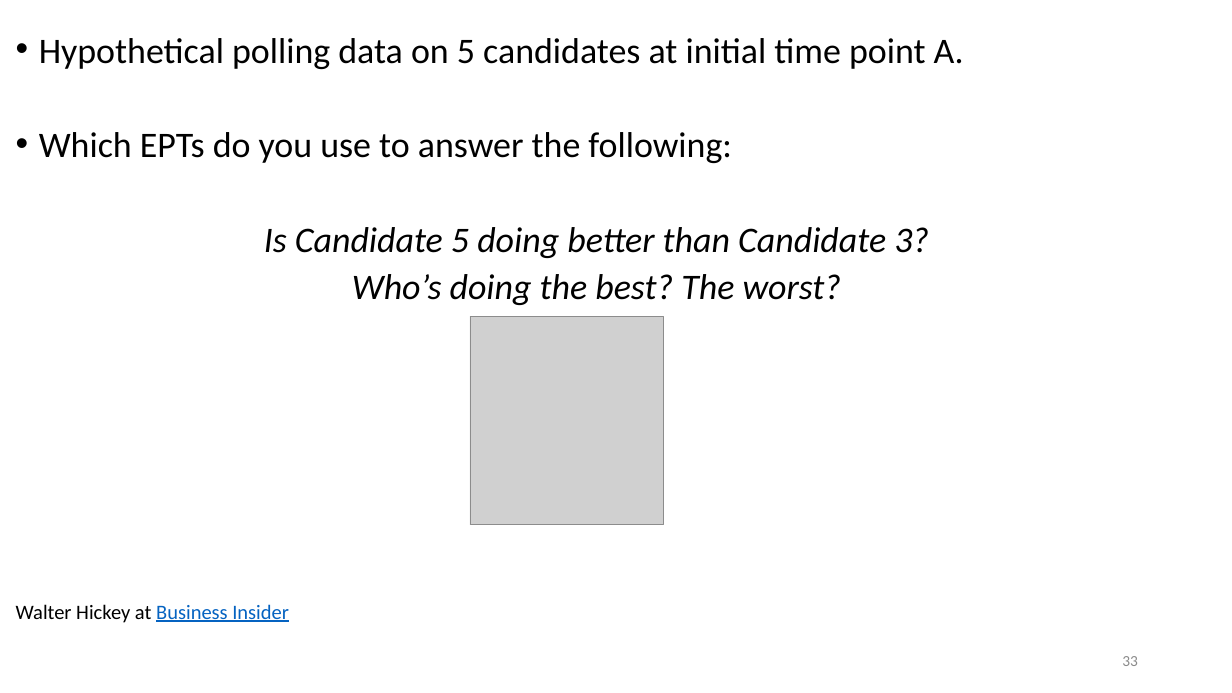
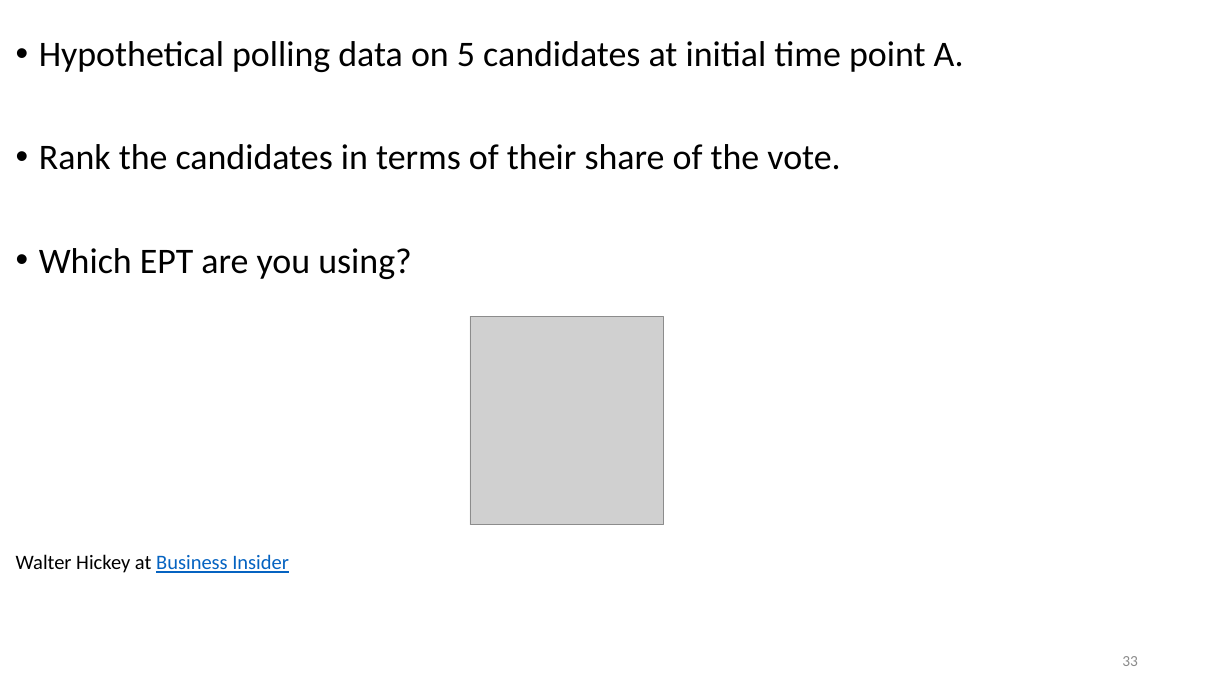
Before and after one commit to WSU-DataScience/WiCS_workshop, a slide deck: slide 33 of Visualization Notes/1 - Principles of data visualization.pptx. Drawn at 1232x693 pixels with LibreOffice and Linux fonts; fonts in the diff are those of the drawing; grey boxes stand for pictures. Boxes give left, top, right and bottom in pixels: in the first picture for what was removed or moved away, otherwise in the second. Text is boxed around its words. In the diff, an @@ line names an element or a change of style, - is before the commit and + after.

```diff
--- a/Visualization Notes/1 - Principles of data visualization.pptx
+++ b/Visualization Notes/1 - Principles of data visualization.pptx
@@ text at (16, 41, 964, 573): line spacing 0.8 to 0.9 @@
@@ text at (39, 144, 840, 279): text changed; italic off @@
-• Which EPTs do you use to answer the following:
-Is Candidate 5 doing better than Candidate 3?
-Who’s doing the best? The worst?
+• Rank the candidates in terms of their share of the vote.
+• Which EPT are you using?
```
Also in this commit, not shown: 6 other slides changed, 3 slides added, 2 slides removed, 4 other files.
